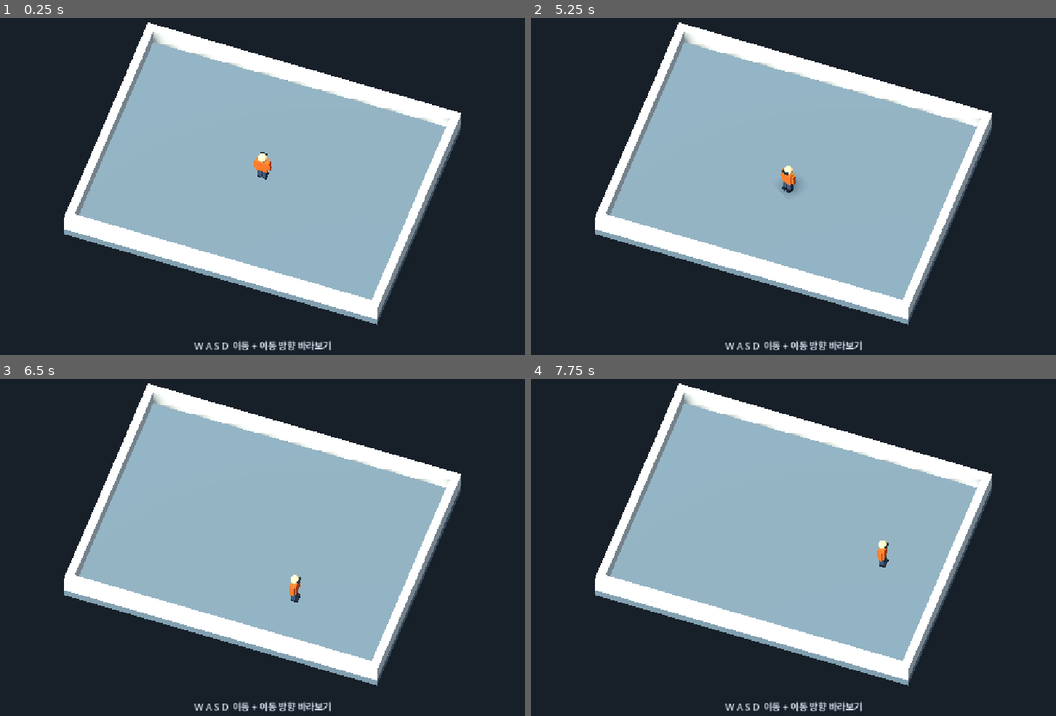
Above: before the commit, frames 1-4 (two rows, left to right).
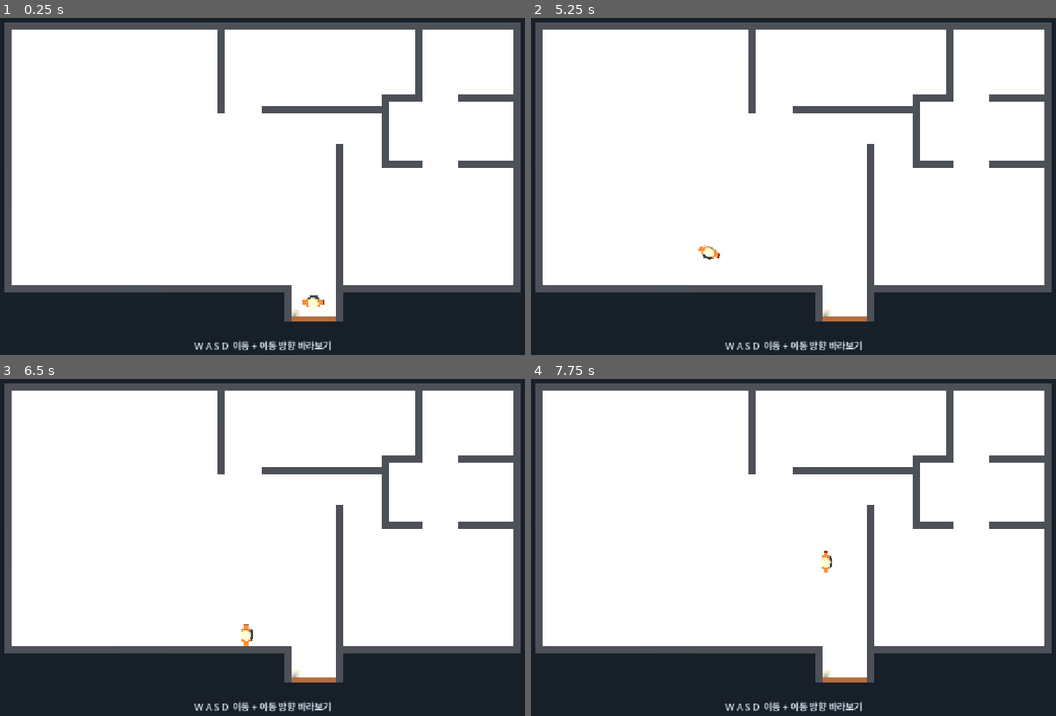
Above: after the commit, the same moments.

Repository: goray123/JensenHuangSimulator
Game: Godot game, scene res://courtyard.tscn
Two runs of this game, one before a commit and one after it. Both use one fixed random seed, a clock stepped at 60 frames per second and the inputs below.
Inputs (mouse positions are in pixels of both pictures, inside the frame that each line leads up to):
- Up to frame 1 (0.25 s): no input
- Up to frame 2 (5.25 s): tap Enter at 0.5 s; move the mouse to (919, 166) at 0.52 s; hold D (move_right) 0.53-1.28 s; click (919, 166) at 0.67 s; move the mouse to (678, 203) at 1.27 s; hold S (move_backward) 1.28-2.03 s; click (678, 203) at 1.42 s; move the mouse to (851, 105) at 2.02 s; hold D (move_right) 2.03-2.78 s; click (851, 105) at 2.17 s; move the mouse to (762, 257) at 2.77 s; hold W (move_forward) 2.78-3.53 s; click (762, 257) at 2.92 s; move the mouse to (966, 240) at 3.52 s; hold A (move_left) 3.53-5.03 s; click (966, 240) at 3.67 s; move the mouse to (620, 129) at 4.27 s; click (620, 129) at 4.42 s; move the mouse to (825, 183) at 5.02 s; hold S (move_backward) from 5.03 s (still down); click (825, 183) at 5.17 s
- Up to frame 3 (6.5 s): move the mouse to (173, 453) at 5.77 s; release S (move_backward) at 5.78 s; hold D (move_right) from 5.78 s (still down); click (173, 453) at 5.92 s
- Up to frame 4 (7.75 s): move the mouse to (919, 527) at 6.52 s; release D (move_right) at 6.53 s; hold W (move_forward) 6.53-7.28 s; click (919, 527) at 6.67 s; move the mouse to (678, 564) at 7.27 s; hold D (move_right) from 7.28 s (still down); click (678, 564) at 7.42 s

The runs differ from the first frame. In frame 1, 73% of the frame differs, in the area x 0-100%, y 1-92%; in frame 2, 73%; in frame 3, 73%; in frame 4, 73%.

Commit message:
feat : 방 벽 생성

Diff:
--- a/courtyard.tscn
+++ b/courtyard.tscn
@@ -1,8 +1,8 @@
-[gd_scene format=3]
+[gd_scene format=3 uid="uid://cux1y0017prq5"]
 
 [ext_resource type="PackedScene" path="res://player.tscn" id="1_player"]
 
-[sub_resource type="Environment" id="Environment_courtyard"]
+[sub_resource type="Environment" id="Environment_apartment"]
 background_mode = 1
 background_color = Color(0.09, 0.12, 0.16, 1)
 ambient_light_source = 2
@@ -10,73 +10,154 @@
 ambient_light_energy = 0.55
 
 [sub_resource type="StandardMaterial3D" id="StandardMaterial3D_floor"]
-albedo_color = Color(0.35, 0.43, 0.47, 1)
+albedo_color = Color(0.78, 0.76, 0.7, 1)
 roughness = 0.95
 
 [sub_resource type="StandardMaterial3D" id="StandardMaterial3D_wall"]
-albedo_color = Color(0.73, 0.74, 0.71, 1)
+albedo_color = Color(0.17, 0.18, 0.2, 1)
 roughness = 0.92
 
-[node name="Courtyard" type="Node3D"]
+[sub_resource type="StandardMaterial3D" id="StandardMaterial3D_door"]
+albedo_color = Color(0.43, 0.25, 0.13, 1)
+roughness = 0.88
 
-[node name="WorldEnvironment" type="WorldEnvironment" parent="."]
-environment = SubResource("Environment_courtyard")
+[node name="Apartment" type="Node3D" unique_id=698934390]
 
-[node name="Sun" type="DirectionalLight3D" parent="."]
-rotation_degrees = Vector3(-58, -33, 0)
+[node name="WorldEnvironment" type="WorldEnvironment" parent="." unique_id=1394833072]
+environment = SubResource("Environment_apartment")
+
+[node name="Sun" type="DirectionalLight3D" parent="." unique_id=1118367994]
+transform = Transform3D(0.83867055, 0.46188012, -0.28861472, 0, 0.52991927, 0.8480481, 0.54463905, -0.71123296, 0.44442767, 0, 0, 0)
 light_color = Color(1, 0.95, 0.87, 1)
 light_energy = 1.15
 shadow_enabled = true
 
-[node name="Ground" type="CSGBox3D" parent="."]
-position = Vector3(0, -0.22, 0)
-size = Vector3(16.9, 0.44, 12.9)
+[node name="Ground" type="CSGBox3D" parent="." unique_id=1130788830]
+transform = Transform3D(1, 0, 0, 0, 1, 0, 0, 0, 1, 0, -0.22, -0.625)
+use_collision = true
+size = Vector3(21.3, 0.44, 11.15)
 material = SubResource("StandardMaterial3D_floor")
+
+[node name="EntryFloor" type="CSGBox3D" parent="." unique_id=127124233]
+transform = Transform3D(1, 0, 0, 0, 1, 0, 0, 0, 1, 2.1, -0.22, 5.55)
 use_collision = true
+size = Vector3(2.4, 0.44, 1.2)
+material = SubResource("StandardMaterial3D_floor")
 
-[node name="NorthWall" type="CSGBox3D" parent="."]
-position = Vector3(0, 0.46, -6.225)
-size = Vector3(16.9, 0.92, 0.45)
+[node name="NorthWall" type="CSGBox3D" parent="." unique_id=1846287350]
+transform = Transform3D(1, 0, 0, 0, 1, 0, 0, 0, 1, 0, 0.46, -6.05)
+use_collision = true
+size = Vector3(21.3, 0.92, 0.3)
 material = SubResource("StandardMaterial3D_wall")
+
+[node name="SouthWestWall" type="CSGBox3D" parent="." unique_id=108608336]
+transform = Transform3D(1, 0, 0, 0, 1, 0, 0, 0, 1, -4.725, 0.46, 4.8)
 use_collision = true
+size = Vector3(11.85, 0.92, 0.3)
+material = SubResource("StandardMaterial3D_wall")
 
-[node name="SouthWall" type="CSGBox3D" parent="."]
-position = Vector3(0, 0.46, 6.225)
-size = Vector3(16.9, 0.92, 0.45)
+[node name="SouthEastWall" type="CSGBox3D" parent="." unique_id=1470658930]
+transform = Transform3D(1, 0, 0, 0, 1, 0, 0, 0, 1, 6.975, 0.46, 4.8)
+use_collision = true
+size = Vector3(7.35, 0.92, 0.3)
 material = SubResource("StandardMaterial3D_wall")
+
+[node name="WestWall" type="CSGBox3D" parent="." unique_id=1850344254]
+transform = Transform3D(1, 0, 0, 0, 1, 0, 0, 0, 1, -10.5, 0.46, -0.625)
 use_collision = true
+size = Vector3(0.3, 0.92, 10.55)
+material = SubResource("StandardMaterial3D_wall")
 
-[node name="WestWall" type="CSGBox3D" parent="."]
-position = Vector3(-8.225, 0.46, 0)
-size = Vector3(0.45, 0.92, 12)
+[node name="EastWall" type="CSGBox3D" parent="." unique_id=507572770]
+transform = Transform3D(1, 0, 0, 0, 1, 0, 0, 0, 1, 10.5, 0.46, -0.625)
+use_collision = true
+size = Vector3(0.3, 0.92, 10.55)
 material = SubResource("StandardMaterial3D_wall")
+
+[node name="KitchenBedroomWall" type="CSGBox3D" parent="." unique_id=1778496365]
+transform = Transform3D(1, 0, 0, 0, 1, 0, 0, 0, 1, -1.7, 0.46, -4.175)
 use_collision = true
+size = Vector3(0.3, 0.92, 3.45)
+material = SubResource("StandardMaterial3D_wall")
 
-[node name="EastWall" type="CSGBox3D" parent="."]
-position = Vector3(8.225, 0.46, 0)
-size = Vector3(0.45, 0.92, 12)
+[node name="BedroomOneSouthWall" type="CSGBox3D" parent="." unique_id=867843743]
+transform = Transform3D(1, 0, 0, 0, 1, 0, 0, 0, 1, 2.425, 0.46, -2.6)
+use_collision = true
+size = Vector3(4.95, 0.92, 0.3)
 material = SubResource("StandardMaterial3D_wall")
+
+[node name="BathroomWestWall" type="CSGBox3D" parent="." unique_id=195762587]
+transform = Transform3D(1, 0, 0, 0, 1, 0, 0, 0, 1, 6.45, 0.46, -4.55)
 use_collision = true
+size = Vector3(0.3, 0.92, 2.7)
+material = SubResource("StandardMaterial3D_wall")
 
-[node name="Player" parent="." instance=ExtResource("1_player")]
-position = Vector3(0, 0.04, 0)
+[node name="BathroomSouthWestWall" type="CSGBox3D" parent="." unique_id=862448685]
+transform = Transform3D(1, 0, 0, 0, 1, 0, 0, 0, 1, 5.75, 0.46, -3.05)
+use_collision = true
+size = Vector3(1.7, 0.92, 0.3)
+material = SubResource("StandardMaterial3D_wall")
 
-[node name="Overview" type="Camera3D" parent="."]
-position = Vector3(6, 25, 17)
-rotation = Vector3(-0.96, 0.339293, 0)
+[node name="BathroomSouthEastWall" type="CSGBox3D" parent="." unique_id=1429382207]
+transform = Transform3D(1, 0, 0, 0, 1, 0, 0, 0, 1, 9.2, 0.46, -3.05)
+use_collision = true
+size = Vector3(2.3, 0.92, 0.3)
+material = SubResource("StandardMaterial3D_wall")
+
+[node name="DressingRoomWestWall" type="CSGBox3D" parent="." unique_id=1453709286]
+transform = Transform3D(1, 0, 0, 0, 1, 0, 0, 0, 1, 5.05, 0.46, -1.7)
+use_collision = true
+size = Vector3(0.3, 0.92, 2.4)
+material = SubResource("StandardMaterial3D_wall")
+
+[node name="DressingRoomSouthWestWall" type="CSGBox3D" parent="." unique_id=1207191104]
+transform = Transform3D(1, 0, 0, 0, 1, 0, 0, 0, 1, 5.75, 0.46, -0.35)
+use_collision = true
+size = Vector3(1.7, 0.92, 0.3)
+material = SubResource("StandardMaterial3D_wall")
+
+[node name="DressingRoomSouthEastWall" type="CSGBox3D" parent="." unique_id=614417019]
+transform = Transform3D(1, 0, 0, 0, 1, 0, 0, 0, 1, 9.2, 0.46, -0.35)
+use_collision = true
+size = Vector3(2.3, 0.92, 0.3)
+material = SubResource("StandardMaterial3D_wall")
+
+[node name="BedroomTwoWestWall" type="CSGBox3D" parent="." unique_id=676582121]
+transform = Transform3D(1, 0, 0, 0, 1, 0, 0, 0, 1, 3.15, 0.46, 2.475)
+use_collision = true
+size = Vector3(0.3, 0.92, 7.35)
+material = SubResource("StandardMaterial3D_wall")
+
+[node name="EntryWestWall" type="CSGBox3D" parent="." unique_id=1128521673]
+transform = Transform3D(1, 0, 0, 0, 1, 0, 0, 0, 1, 1.05, 0.46, 5.55)
+use_collision = true
+size = Vector3(0.3, 0.92, 1.2)
+material = SubResource("StandardMaterial3D_wall")
+
+[node name="FrontDoor" type="CSGBox3D" parent="." unique_id=253242646]
+transform = Transform3D(1, 0, 0, 0, 1, 0, 0, 0, 1, 2.1, 1, 6.05)
+use_collision = true
+size = Vector3(1.8, 2, 0.2)
+material = SubResource("StandardMaterial3D_door")
+
+[node name="Player" parent="." unique_id=1551723369 instance=ExtResource("1_player")]
+transform = Transform3D(1, 0, 0, 0, 1, 0, 0, 0, 1, 2.1, 0.04, 5.36)
+
+[node name="Overview" type="Camera3D" parent="." unique_id=2101783900]
+transform = Transform3D(1, 0, 0, 0, -4.371139e-08, 1, 0, -1, -4.371139e-08, 0, 25, 0.5)
 projection = 1
 current = true
-size = 18.5
+size = 15.0
 
-[node name="HUD" type="CanvasLayer" parent="."]
+[node name="HUD" type="CanvasLayer" parent="." unique_id=1501621115]
 
-[node name="Controls" type="Label" parent="HUD"]
+[node name="Controls" type="Label" parent="HUD" unique_id=1054411171]
+anchors_preset = 12
 anchor_top = 1.0
 anchor_right = 1.0
 anchor_bottom = 1.0
 offset_top = -60.0
 offset_bottom = -22.0
-mouse_filter = 2
 theme_override_colors/font_color = Color(0.83, 0.87, 0.92, 1)
 theme_override_font_sizes/font_size = 18
 text = "W A S D  이동 + 이동 방향 바라보기"
--- a/tests/courtyard_smoke.gd
+++ b/tests/courtyard_smoke.gd
@@ -8,15 +8,31 @@
 
 
 func _run() -> void:
-	var courtyard := (load(ProjectSettings.get_setting("application/run/main_scene")) as PackedScene).instantiate()
-	root.add_child(courtyard)
-	var player := courtyard.get_node("Player") as CharacterBody3D
-	var camera := courtyard.get_node("Overview") as Camera3D
+	var apartment := (load(ProjectSettings.get_setting("application/run/main_scene")) as PackedScene).instantiate()
+	root.add_child(apartment)
+	var player := apartment.get_node("Player") as CharacterBody3D
+	var camera := apartment.get_node("Overview") as Camera3D
 	var camera_transform := camera.global_transform
 	await _wait_for_physics(15)
 	var spawn := player.global_position
-	_check(player.is_on_floor(), "Player lands on the floor")
+	_check(spawn.distance_to(Vector3(2.1, 0, 5.36)) < 0.02 and player.is_on_floor(), "Player starts on the entry floor at the marked spot")
 
+	await _hold_key(KEY_S, 30)
+	_check(absf(player.global_position.z - 5.48) < 0.06 and player.is_on_floor(), "The closed front door blocks the player")
+	player.global_position = spawn
+	await _hold_key(KEY_W, 45)
+	_check(player.global_position.z < 3.0 and player.is_on_floor(), "Player can walk into the living room from the entry")
+
+	for passage in [
+		{"room": "bedroom 1", "start": Vector3(-0.8, 0.04, -1), "motion": Vector3.FORWARD * 3},
+		{"room": "bedroom 2", "start": Vector3(1.2, 0.04, -1.825), "motion": Vector3.RIGHT * 3},
+		{"room": "dressing room", "start": Vector3(7.35, 0.04, 1.3), "motion": Vector3.FORWARD * 3},
+		{"room": "bathroom", "start": Vector3(7.35, 0.04, -1.45), "motion": Vector3.FORWARD * 3},
+	]:
+		var start := Transform3D(Basis.IDENTITY, passage.start)
+		_check(not player.test_move(start, passage.motion), "Player fits through the passage to %s" % passage.room)
+
+	var living_room := Vector3(-5.55, spawn.y, 1.2)
 	var movement_cases := [
 		{"keys": [KEY_W], "direction": Vector3.FORWARD},
 		{"keys": [KEY_A], "direction": Vector3.LEFT},
@@ -28,7 +44,7 @@
 		{"keys": [KEY_S, KEY_D], "direction": Vector3(1, 0, 1).normalized()},
 	]
 	for movement_case in movement_cases:
-		player.global_position = spawn
+		player.global_position = living_room
 		# Start facing away to verify that movement does not depend on the old heading.
 		var direction: Vector3 = movement_case.direction
 		player.rotation.y = atan2(direction.x, direction.z)
@@ -37,7 +53,7 @@
 		await _wait_for_physics(36)
 		for key: Key in movement_case.keys:
 			_set_key(key, false)
-		var displacement := player.global_position - spawn
+		var displacement := player.global_position - living_room
 		_check(displacement.distance_to(direction * 2.4) < 0.15, "Keys %s move steadily in the requested direction at a consistent speed" % [movement_case.keys])
 		_check((-player.global_transform.basis.z).dot(direction) > 0.99, "Keys %s turn the player toward movement" % [movement_case.keys])
 
@@ -53,17 +69,19 @@
 	_check(player.global_position.distance_to(stopped) < 0.01, "Opposite keys cancel movement")
 	_check(is_equal_approx(player.rotation.y, stopped_yaw), "Opposite keys preserve the heading")
 
+	var wall_distances := {KEY_W: 6.63, KEY_A: 4.33, KEY_S: 2.98, KEY_D: 8.08}
 	for movement_case in movement_cases.slice(0, 4):
-		player.global_position = spawn
-		await _hold_key(movement_case.keys[0], 150)
+		player.global_position = living_room
+		var key: Key = movement_case.keys[0]
+		await _hold_key(key, 150)
 		var direction: Vector3 = movement_case.direction
-		var wall_distance := absf(direction.x) * 7.53 + absf(direction.z) * 5.53
-		var traveled := (player.global_position - spawn).dot(direction)
-		_check(absf(traveled - wall_distance) < 0.15, "Wall blocks movement in direction %s" % direction)
+		var traveled := (player.global_position - living_room).dot(direction)
+		_check(absf(traveled - wall_distances[key]) < 0.15, "Wall blocks movement in direction %s" % direction)
 
+	_check(camera.projection == Camera3D.PROJECTION_ORTHOGONAL and camera.global_basis.z.is_equal_approx(Vector3.UP) and camera.global_basis.y.is_equal_approx(Vector3.FORWARD), "Camera looks straight down with north at the top")
 	_check(camera.is_current() and camera.global_transform == camera_transform, "Camera stays fixed")
 	if not failed:
-		print("Courtyard smoke test passed.")
+		print("Apartment smoke test passed.")
 	quit(int(failed))
 
 
